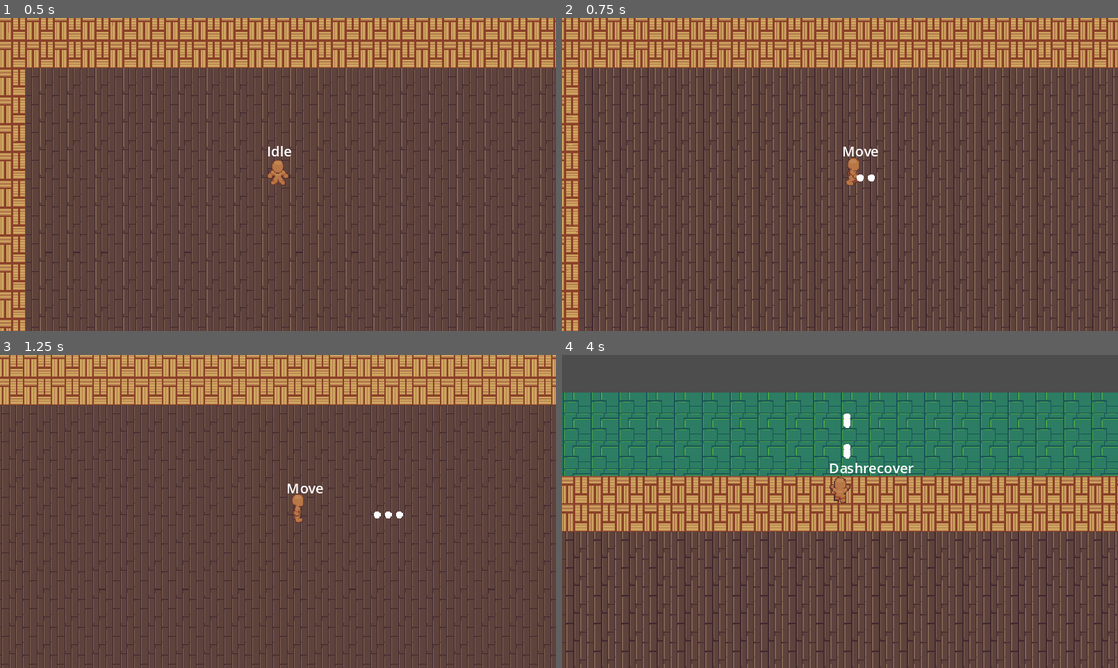
Above: before the commit, frames 1-4 (two rows, left to right).
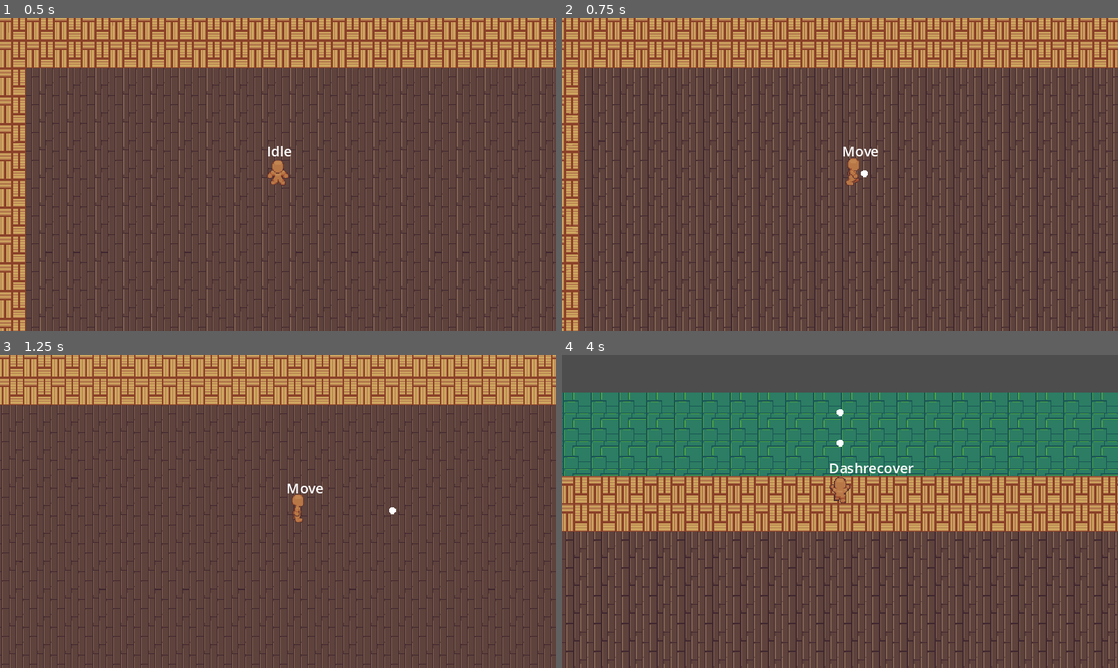
Above: after the commit, the same moments.

Repository: ajcar110/ARPG-Char-Control
Game: Godot game, scene res://game_master.tscn
The game is run twice, just before and just after one commit, with the same random seed, the same clock (stepped at 60 frames per second) and the same inputs.
Inputs:
- Up to frame 1 (0.5 s): no input
- Up to frame 2 (0.75 s): hold D (move_right) from 0.53 s (still down); tap Q (ability1) at 0.6 s
- Up to frame 3 (1.25 s): keep holding D (move_right)
- Up to frame 4 (4 s): release D (move_right) at 1.28 s; hold S (move_down) 1.28-2.03 s; tap Q (ability1) at 1.35, 2.3, 3.05, 3.6 s; hold D (move_right) 2.03-2.78 s; tap F (atk) at 2.1 s; hold W (move_up) 2.78-3.53 s; tap Space (dash) at 2.85 s; hold A (move_left) from 3.53 s (still down)

Frame 1 is identical in both runs. In frame 2, less than 0.1% of the frame differs, in the area x 53-57%, y 48-53%; in frame 3, less than 0.1%; in frame 4, 0.1%, in the area x 49-52%, y 17-34%.

Commit message:
Spreadshot WIP

Diff:
--- a/Abilities/Shoot/Shoot.gd
+++ b/Abilities/Shoot/Shoot.gd
@@ -7,3 +7,4 @@
 	for i in number_of_projectiles:
 		await get_tree().create_timer(.05).timeout
 		Utils.spawn_projectile(source,"small",self.global_position)
+		print("pew")
--- a/Abilities/Shoot/Shoot.tscn
+++ b/Abilities/Shoot/Shoot.tscn
@@ -4,4 +4,3 @@
 
 [node name="Shoot" type="Node2D"]
 script = ExtResource("1_kjy1a")
-number_of_projectiles = 3
--- /dev/null
+++ b/Abilities/SpreadShot/SpreadShot.gd
@@ -0,0 +1,29 @@
+extends Ability
+
+@export var spread = 3
+
+@onready var abilities = $Abilities
+
+var facing
+
+func _ready():
+	facing = source.facing
+	get_spread()
+
+func get_spread():
+	var facing_angle = source.direction_map[facing].angle()
+	var spread_angle = snappedf(facing_angle, PI/spread) / (PI/spread)
+	spread_angle = wrapi(int(spread_angle),0,spread*2)
+	print(spread_angle)
+	for i in spread:
+		Utils.load_ability(source,"Shoot")
+	for i in get_parent().get_children():
+		if i != self:
+			i.reparent(abilities)
+
+
+
+func Execute():
+	for i in abilities.get_children():
+		facing = source.facing
+		i.Execute()
--- a/Globals/Utils.gd
+++ b/Globals/Utils.gd
@@ -4,8 +4,8 @@
 func load_ability(source:CharacterBody2D,name:String):
 	var scene = load("res://Abilities/" +name + "/" + name + ".tscn")
 	var sceneNode = scene.instantiate()
+	sceneNode.source = source
 	source.abilities.add_child(sceneNode)
-	sceneNode.source = source
 	return sceneNode
 
 
--- a/Player/player.tscn
+++ b/Player/player.tscn
@@ -957,7 +957,6 @@
 animation = NodePath("../../AnimationPlayer")
 
 [node name="Abilities" type="Node2D" parent="."]
-position = Vector2(8, 5)
 
 [node name="StateDebugLabel" type="Label" parent="."]
 offset_left = -13.0
